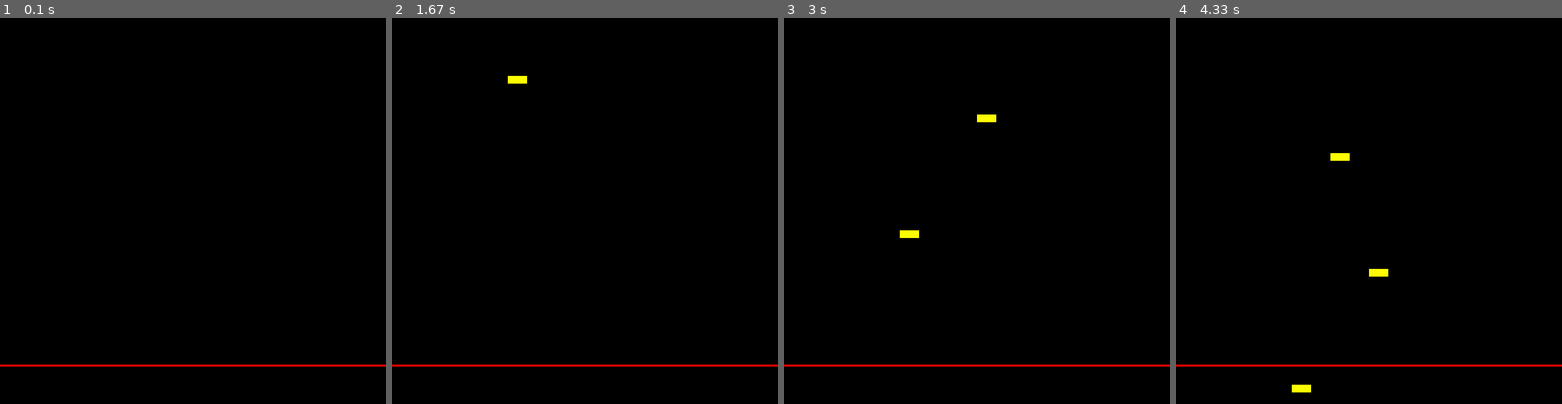
Above: before the commit, frames 1-4 (left to right).
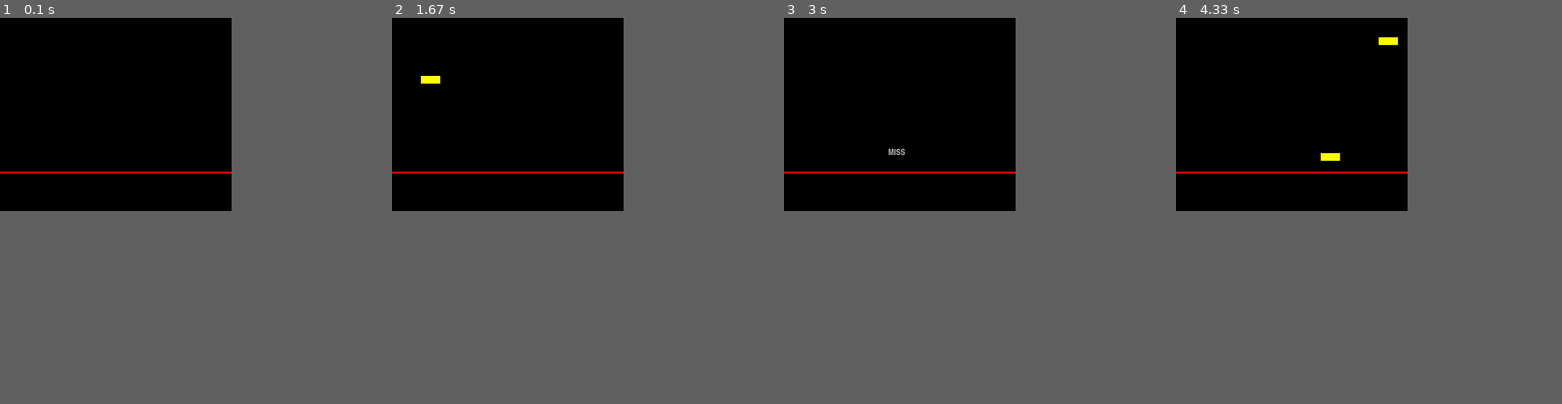
Above: after the commit, the same moments.

Repository: lsm2714/rerorerorerorerorerorero
Game: pygame game, started from pygame_rhythm.py
Same seed, same stepped clock (60 frames per second), same inputs: the game is played once before the commit and once after it.
Inputs:
- Up to frame 1 (0.1 s): no input
- Up to frame 2 (1.67 s): tap F at 0.33 s; hold D 0.67-1.13 s; hold D 1.17-1.63 s
- Up to frame 3 (3 s): hold A 1.67-2.2 s; hold S 2.23-2.53 s
- Up to frame 4 (4.33 s): no input
The window is 900x900 before the commit and 540x450 after it. Grey fills any space a smaller window leaves; there, only what the larger window draws over its background counts as a difference.

The runs differ from the first frame. In frame 1, 0.9% of the frame differs, in the area x 0-100%, y 39-91%; in frame 2, 1.1%; in frame 3, 1.1%; in frame 4, 1.3%, in the area x 0-100%, y 5-97%.

Commit message:
파이리듬

Diff:
--- a/pygame_rhythm.py
+++ b/pygame_rhythm.py
@@ -4,9 +4,20 @@
 # 원활한 실행을 위해 init() 메서드 설정
 pygame.init()
 
+# 판정 텍스트, 시간 초기값 설정
+judgement_text = None
+judgement_timer = 0
+
 # 화면 크기 설정
-WINDOW_WIDTH = 1000
-WINDOW_HEIGHT = 1000
+WINDOW_WIDTH = 600
+WINDOW_HEIGHT = 500
+
+# 판정 텍스트 설정
+system_font = pygame.font.SysFont('impact', 20)
+
+judgement_text = system_font.render('', True, (0, 0, 0), None)
+judgement_text_rect = judgement_text.get_rect()
+judgement_text_rect.center = (WINDOW_WIDTH - 330, 350)
 
 # 음악 설정
 pygame.mixer.music.load('yume.mp3')
@@ -16,51 +27,93 @@
 # FPS 설정
 clock = pygame.time.Clock()
 
-# 노트 리스트 만들기 : 시간(ms), x 좌표, y 좌표
-notes = [
-    {'time' : 1000, 'x' : 300, 'y' : -50},
-    {'time' : 2000, 'x' : 500, 'y' : -50},
-    {'time' : 3000, 'x' : 400, 'y' : -50}
-]
-
-# 현재 떨어지고 있는 노트들을 담을 리스트
-falling_notes = []
-
 # 화면 크기 적용, 이름 설정
 display_surface = pygame.display.set_mode((WINDOW_WIDTH, WINDOW_HEIGHT))
 pygame.display.set_caption('正夢')
 
-# 화면이 계속 출력될 수 있게 while 반복문에 True 조건 설정
+# 노트 리스트 설정 : 시간, x, y 좌표
+notes = [
+    {'time' : 1000, 'x' : 75, 'y' : -50},
+    {'time' : 2000, 'x' : 225, 'y' : -50},
+    {'time' : 3000, 'x' : 375, 'y' : -50},
+    {'time' : 4000, 'x' : 525, 'y' : -50}
+]
+
+# 떨어지는 상태의 노트를 추가할 리스트 생성
+falling_notes = []
+
+# 판정 함수 만들기
+def check_judgement(line_x) :
+    global judgement_text, judgement_timer
+    for note in falling_notes :
+        # 먼저 같은 라인인지 확인 (x좌표가 같아야 함)
+        if abs(note['x'] - line_x) < 10 :
+            # 그다음 y좌표로 판정 distance = 거리
+            distance = abs(note['y'] - JUDGEMENT_LINE_Y)
+            if distance < 20 :
+                judgement_text = system_font.render('PERFECT', True, (255, 102, 255), None)
+                judgement_timer = pygame.time.get_ticks()
+                falling_notes.remove(note)
+                return
+            elif distance < 50 :
+                judgement_text = system_font.render('GOOD', True, (255, 204, 0), None)
+                judgement_timer = pygame.time.get_ticks()
+                falling_notes.remove(note)
+                return
+            else :
+                judgement_text = system_font.render('MISS', True, (191, 191, 191), None)
+                judgement_timer = pygame.time.get_ticks()
+                falling_notes.remove(note)
+                return
+
+# 화면이 계속 출력될 수 있도록 while 반복문에 True 조건 설정
 running = True
 while running :
-    current_time = pygame.time.get_ticks() # 현재 시간 설정 (ms)
+    current_time = pygame.time.get_ticks() # 현재 흘러가는 시간을 변수에 저장
 
     for event in pygame.event.get() :
         if event.type == pygame.QUIT :
             running = False
+                # asdf 키보드 입력 감지하기
+        if event.type == pygame.KEYDOWN :
+            if event.key == pygame.K_a :
+                check_judgement(75)
+            if event.key == pygame.K_s :
+                check_judgement(225)
+            if event.key == pygame.K_d :
+                check_judgement(375)
+            if event.key == pygame.K_f :
+                check_judgement(525)
 
-    # 이미지 등이 겹쳐 보이지 않게 fill() 메서드 사용
+    # 이미지 등이 겹쳐 보이지 않게 fill() 메서드로 검게 칠하기
     display_surface.fill((0, 0, 0))
 
-    # 노트 시간 확인 후 떨어뜨릴지 결정하기
-    for note in notes[:] :
-        if current_time >= note['time'] :
-            falling_notes.append(note)
-            notes.remove(note)
+    # 특정 시간이 되면 떨어지기 전의 노트를 삭제
+    # 떨어지는 상태의 노트 구분을 설정하여 각각의 리스트에 집어넣어 오류 방지
+    for note1 in notes[:] :
+        if current_time >= note1['time'] :
+            falling_notes.append(note1)
+            notes.remove(note1)
 
-    # 떨어지고 있는 노트들의 위치 업데이트
-    for note in falling_notes :
-        note['y'] += 5  # 사각형 그리기 ( 화면, (색상), (x축 위치, y축 위치, 너비, 높이))
-        pygame.draw.rect(display_surface, (255, 255, 0), (note['x'], note['y'], 50, 20))
+    # 노트 그리기, 자동으로 움직이기
+    for note2 in falling_notes :
+        note2['y'] += 5 # 떨어지는 특정 노트의 속도를 설정하고 아래의 사각형의 y좌표와 같기 때문에
+        # 사각형이 8의 속도로 내려갈수 있는 것이다.
+        pygame.draw.rect(display_surface, (255, 255, 0), (note2['x'], note2['y'], 50, 20))
 
-    # 판정 라인 그리기 (화면, 색상, 시작 지점(y), 끝 지점(x), 선의 굵기)
-    pygame.draw.line(display_surface, (255, 0, 0), (0, 900), (WINDOW_WIDTH, 900), 5)
+    # 판정선 기준 위치 선언하고 그리기
+    JUDGEMENT_LINE_Y = 400
+    pygame.draw.line(display_surface, (255, 0, 0), (0, JUDGEMENT_LINE_Y), (WINDOW_WIDTH, JUDGEMENT_LINE_Y), 5)
 
-    # 화면 업데이트
+    # 판정 텍스트 출력
+    if judgement_text and pygame.time.get_ticks() - judgement_timer < 1000 :
+        display_surface.blit(judgement_text, judgement_text_rect)
+
+    # 화면을 FPS마다 업데이트
     pygame.display.update()
 
     # FPS 적용
     clock.tick(60)
 
-# 원활한 종료를 위해 pygame.quit() 설정
+# 원활한 종료를 위해 quit() 설정
 pygame.quit()
